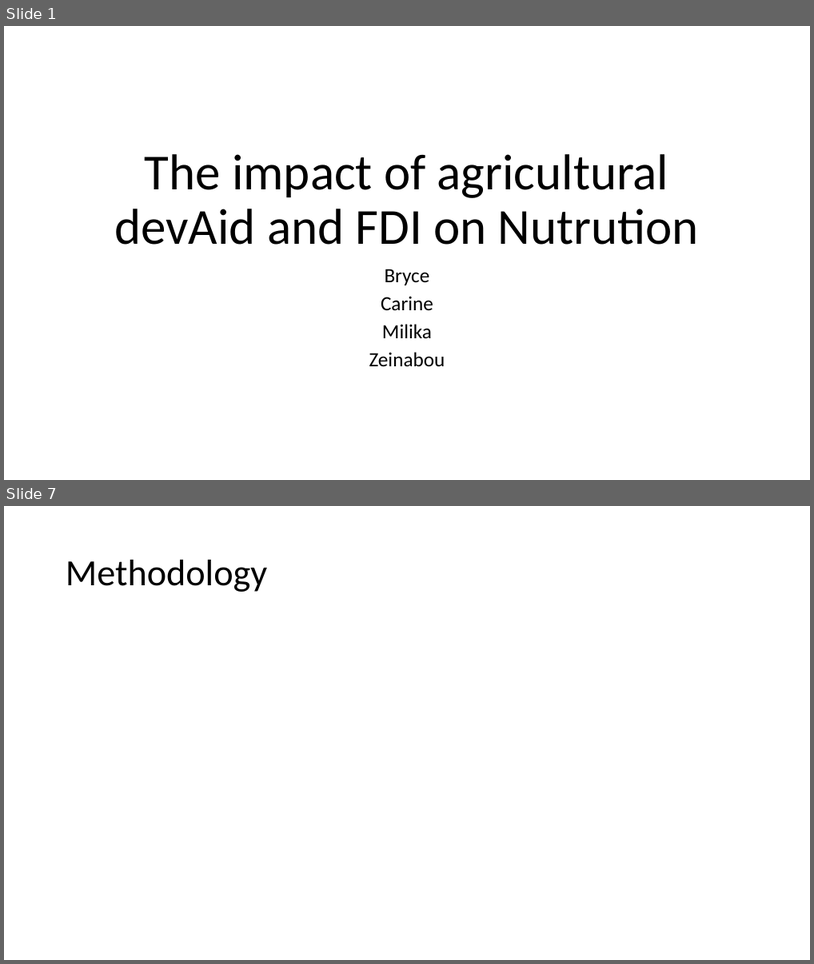
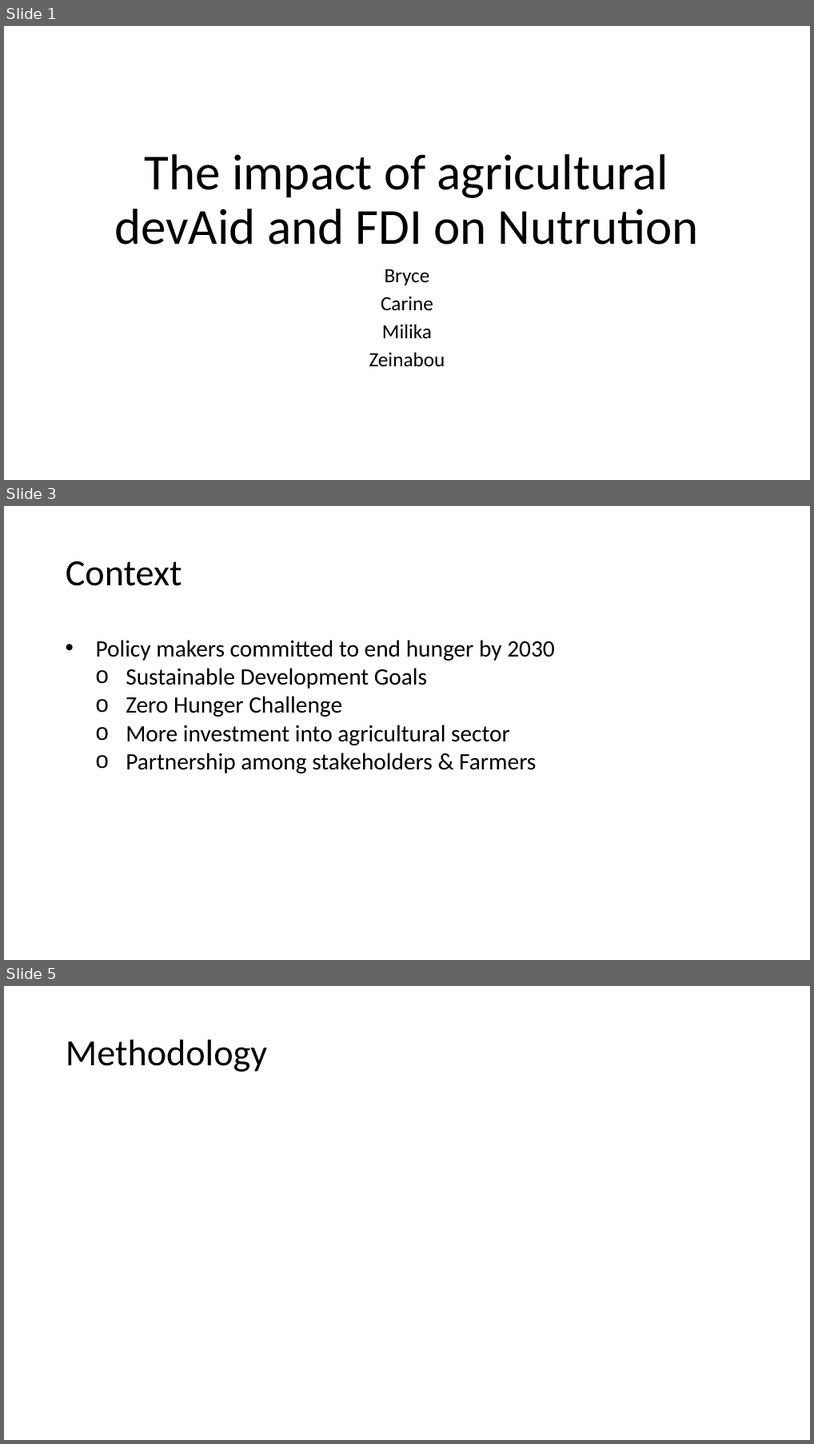
Before and after one commit to bryceleary/DSIFinal, a slide deck: Docs/Ag Aid Presentation.pptx. Shown one above the other, each under a label of ours: slides 1 and 7 before the commit, slides 1, 3 and 5 after it; the slides between them are not shown. The pictures are 814x964 and 814x1444 pixels, drawn with LibreOffice and Linux fonts; fonts in the diff are those of the drawing. Boxes give left, top, right and bottom in pixels: in the first picture for what was removed or moved away, otherwise in the second. Text is boxed around its words. In the diff, an @@ line names an element or a change of style, - is before the commit and + after.

```diff
--- a/Docs/Ag Aid Presentation.pptx
+++ b/Docs/Ag Aid Presentation.pptx
@@ slide 3 added at (4,506,810,960), background #FFFFFF @@
@@ title added at (66,561,182,586), 44 pt, text #000000 @@
+Context
@@ text added at (96,640,555,773), 28 pt, text #000000 @@
+• Policy makers committed to end hunger by 2030
+  o Sustainable Development Goals
+  o Zero Hunger Challenge
+  o More investment into agricultural sector
+  o Partnership among stakeholders & Farmers
@@ what was slide 7 is now slide 5 @@
```
Also in this commit, not shown: 2 slides changed, 5 other slides added, 5 slides removed.
